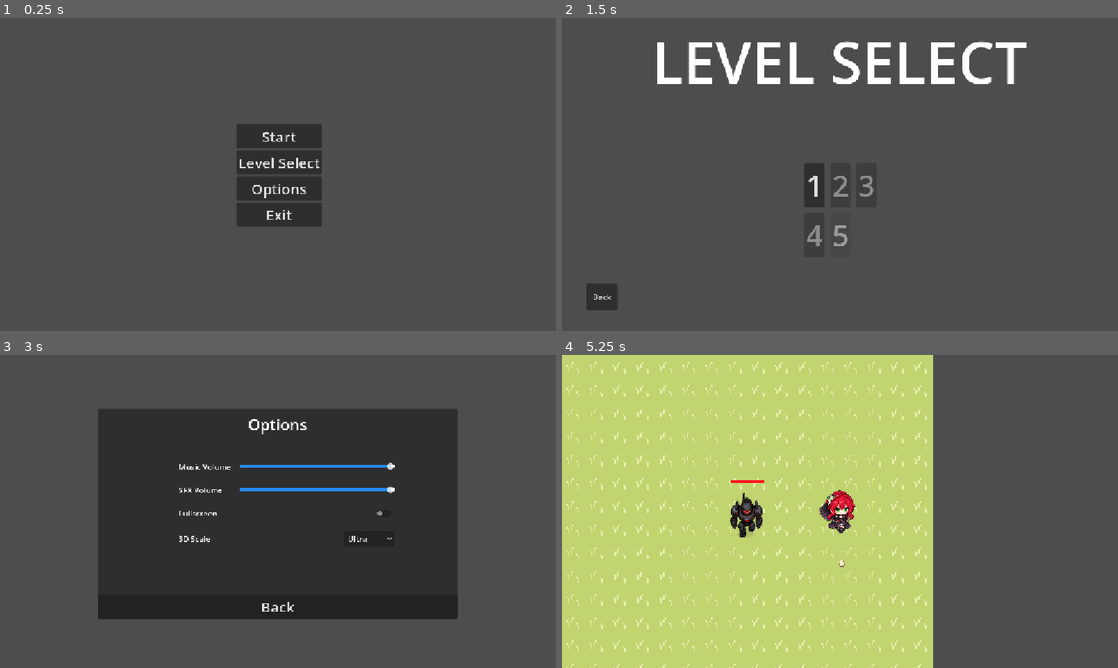
Above: before the commit, frames 1-4 (two rows, left to right).
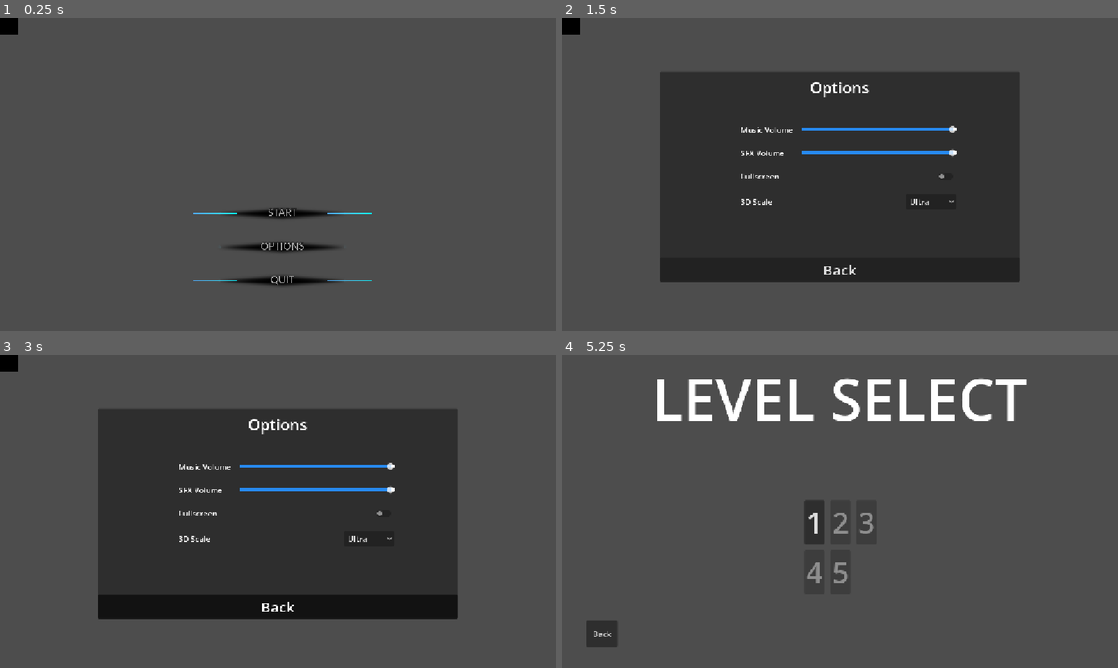
Above: after the commit, the same moments.

Repository: Shaheer-Abbasi/Projekt-Novi
Game: Godot game, scene res://scenes/MainMenuScenes/main_menu.tscn
The game is run twice, just before and just after one commit, with the same random seed, the same clock (stepped at 60 frames per second) and the same inputs. Video files are missing from this copy of the repository; at most half a second of black plays in their place.
Inputs (mouse positions are in pixels of both pictures, inside the frame that each line leads up to; where the layout moved, square brackets give the same spot in the first picture):
- Up to frame 1 (0.25 s): no input
- Up to frame 2 (1.5 s): click (840, 161) at 0.5 s, where only the run before the commit has a clickable "Level Select"; click (845, 246) at 1.27 s
- Up to frame 3 (3 s): click "Back" at 2 s; click (283, 583) [278, 527] at 2.75 s
- Up to frame 4 (5.25 s): click "Back" at 3.5 s; click (845, 549) [840, 473] at 4.25 s; click (840, 558) at 5.02 s

The runs differ from the first frame. In frame 1, 5.3% of the frame differs, in the area x 0-67%, y 0-86%; in frame 2, 44%; in frame 3, 0.2%; in frame 4, 67%, in the area x 0-84%, y 0-100%.

Commit message:
Menu Assets Readded Again after pulling

Diff:
--- a/projekt-novi/scenes/MainMenuScenes/main_menu.tscn
+++ b/projekt-novi/scenes/MainMenuScenes/main_menu.tscn
@@ -3,8 +3,21 @@
 [ext_resource type="Script" uid="uid://d4ge4g72xfbjg" path="res://scripts/MainMenu_Scrips/main_menu.gd" id="1_l6cm7"]
 [ext_resource type="AudioStream" uid="uid://beeck8r4ihpga" path="res://assets/Music/MenuMusic.mp3" id="2_8ln24"]
 [ext_resource type="Script" uid="uid://cgudegxae1078" path="res://scripts/MainMenu_Scrips/audio_control.gd" id="2_ekxnf"]
+[ext_resource type="VideoStream" uid="uid://tosjbvmhnsf3" path="res://assets/Background/BGMenu_p2.ogv" id="3_460oo"]
 [ext_resource type="Script" uid="uid://cxn34lqrfs0" path="res://scripts/MainMenu_Scrips/fullscreen_control.gd" id="3_bqqt6"]
+[ext_resource type="Texture2D" uid="uid://bv8kgl5lkq0w" path="res://assets/Buttons/MM_Buttons/Start_N.png" id="4_fwirt"]
 [ext_resource type="Script" uid="uid://cb1umgn16gjj4" path="res://scripts/MainMenu_Scrips/scale_control.gd" id="4_wu84c"]
+[ext_resource type="Texture2D" uid="uid://c46c2ligwnrca" path="res://assets/Buttons/MM_Buttons/Start_P.png" id="5_yck0h"]
+[ext_resource type="Texture2D" uid="uid://ot2ophg66vgk" path="res://assets/Buttons/MM_Buttons/Start_H.png" id="6_g72vb"]
+[ext_resource type="Texture2D" uid="uid://rfldqepu0544" path="res://assets/Buttons/MM_Buttons/Options_N.png" id="7_kyccw"]
+[ext_resource type="Texture2D" uid="uid://dtctamia0ny2e" path="res://assets/Buttons/MM_Buttons/Options_P.png" id="8_jj6og"]
+[ext_resource type="Texture2D" uid="uid://ca5vpqn3apfsv" path="res://assets/Buttons/MM_Buttons/Options_H.png" id="9_rer4v"]
+[ext_resource type="Texture2D" uid="uid://bgbos8wdyh8ke" path="res://assets/Buttons/MM_Buttons/Exit_N.png" id="10_dfrt3"]
+[ext_resource type="Texture2D" uid="uid://j5r2m01pqmab" path="res://assets/Buttons/MM_Buttons/Exit_P.png" id="11_vbil6"]
+[ext_resource type="Texture2D" uid="uid://byiwgf5c08gil" path="res://assets/Buttons/MM_Buttons/Exit_H.png" id="12_u25lc"]
+[ext_resource type="Texture2D" uid="uid://deube1dhvwcxi" path="res://assets/Buttons/Level_Select/LevelSelect_N.png" id="13_kyccw"]
+[ext_resource type="Texture2D" uid="uid://c2txaypqc5wqe" path="res://assets/Buttons/Level_Select/LevelSelect_P.png" id="14_jj6og"]
+[ext_resource type="Texture2D" uid="uid://cce6fsv8bfjtc" path="res://assets/Buttons/Level_Select/LevelSelect_H.png" id="15_rer4v"]
 
 [sub_resource type="StyleBoxLine" id="StyleBoxLine_py7os"]
 color = Color(1, 1, 1, 1)
@@ -31,46 +44,96 @@
 autoplay = true
 bus = &"Music"
 
+[node name="VideoStreamPlayer" type="VideoStreamPlayer" parent="." unique_id=1901013342]
+z_index = -2
+layout_mode = 0
+offset_left = -3.5385742
+offset_top = -5.1694336
+offset_right = 1916.4614
+offset_bottom = 1074.8306
+scale = Vector2(0.60133916, 0.6059527)
+stream = ExtResource("3_460oo")
+autoplay = true
+loop = true
+
 [node name="MainButtons" type="VBoxContainer" parent="." unique_id=1759019988]
-layout_mode = 1
-anchors_preset = 8
-anchor_left = 0.5
-anchor_top = 0.5
-anchor_right = 0.5
-anchor_bottom = 0.5
-offset_left = -61.0
-offset_top = -79.0
-offset_right = 61.0
-offset_bottom = 79.0
-grow_horizontal = 2
-grow_vertical = 2
+visible = false
+layout_mode = 1
+anchors_preset = -1
+anchor_left = 0.29419625
+anchor_top = 0.52751637
+anchor_right = 0.9895694
+anchor_bottom = 1.465788
+offset_right = 6.1035156e-05
+scale = Vector2(0.61, 0.61)
+theme_override_constants/separation = -86
 metadata/_edit_use_anchors_ = true
 
-[node name="Start_button" type="Button" parent="MainButtons" unique_id=1595384514]
-layout_mode = 2
+[node name="Start_button" type="TextureButton" parent="MainButtons" unique_id=1818083038]
+layout_mode = 2
+texture_normal = ExtResource("4_fwirt")
+texture_pressed = ExtResource("5_yck0h")
+texture_hover = ExtResource("6_g72vb")
+
+[node name="Option_button" type="TextureButton" parent="MainButtons" unique_id=443465813]
+layout_mode = 2
+texture_normal = ExtResource("7_kyccw")
+texture_pressed = ExtResource("8_jj6og")
+texture_hover = ExtResource("9_rer4v")
+
+[node name="Exit_button" type="TextureButton" parent="MainButtons" unique_id=743774512]
+layout_mode = 2
+texture_normal = ExtResource("10_dfrt3")
+texture_pressed = ExtResource("11_vbil6")
+texture_hover = ExtResource("12_u25lc")
+
+[node name="LevelSelect" type="Panel" parent="." unique_id=1586653694]
+layout_mode = 0
+offset_left = 486.7307
+offset_top = 352.83057
+offset_right = 663.7307
+offset_bottom = 352.83057
+grow_horizontal = 2
+grow_vertical = 2
+
+[node name="Label" type="Label" parent="LevelSelect" unique_id=1356529086]
+visible = false
+layout_mode = 1
+anchors_preset = 10
+anchor_right = 1.0
+offset_bottom = 65.55202
+grow_horizontal = 2
+theme_override_font_sizes/font_size = 32
+text = "Options"
+horizontal_alignment = 1
+vertical_alignment = 1
+
+[node name="Level-Select_button" type="TextureButton" parent="LevelSelect" unique_id=148709334]
+layout_mode = 0
+offset_left = -167.26929
+offset_right = 632.7307
+offset_bottom = 200.0
+scale = Vector2(0.6438726, 0.6438726)
+texture_normal = ExtResource("13_kyccw")
+texture_pressed = ExtResource("14_jj6og")
+texture_hover = ExtResource("15_rer4v")
+
+[node name="Back_button" type="Button" parent="LevelSelect" unique_id=935750994]
+layout_mode = 1
+anchors_preset = 12
+anchor_top = 1.0
+anchor_right = 1.0
+anchor_bottom = 1.0
+offset_top = 112.0
+offset_bottom = 162.0
+grow_horizontal = 2
+grow_vertical = 0
 theme_override_font_sizes/font_size = 30
 toggle_mode = true
-text = "Start"
-
-[node name="Level-Select_button" type="Button" parent="MainButtons" unique_id=94093654]
-layout_mode = 2
-theme_override_font_sizes/font_size = 30
-toggle_mode = true
-text = "Level Select"
-
-[node name="Option_button" type="Button" parent="MainButtons" unique_id=1202323513]
-layout_mode = 2
-theme_override_font_sizes/font_size = 30
-toggle_mode = true
-text = "Options"
-
-[node name="Exit_button" type="Button" parent="MainButtons" unique_id=1272823830]
-layout_mode = 2
-theme_override_font_sizes/font_size = 30
-toggle_mode = true
-text = "Exit"
+text = "Back"
 
 [node name="Options Panel" type="Panel" parent="." unique_id=826016586]
+visible = false
 layout_mode = 1
 anchors_preset = 8
 anchor_left = 0.5
@@ -203,9 +266,9 @@
 script = ExtResource("4_wu84c")
 
 [connection signal="pressed" from="MainButtons/Start_button" to="." method="_on_start_button_pressed"]
-[connection signal="pressed" from="MainButtons/Level-Select_button" to="." method="_on_level_select_button_pressed"]
 [connection signal="pressed" from="MainButtons/Option_button" to="." method="_on_option_button_pressed"]
 [connection signal="pressed" from="MainButtons/Exit_button" to="." method="_on_exit_button_pressed"]
+[connection signal="pressed" from="LevelSelect/Level-Select_button" to="." method="_on_level_select_button_pressed"]
 [connection signal="pressed" from="Options Panel/Back_button" to="." method="_on_back_button_pressed"]
 [connection signal="value_changed" from="Options Panel/VBoxContainer/HBoxContainer/AudioControl" to="Options Panel/VBoxContainer/HBoxContainer/AudioControl" method="_on_value_changed"]
 [connection signal="value_changed" from="Options Panel/VBoxContainer/HBoxContainer4/AudioControl" to="Options Panel/VBoxContainer/HBoxContainer4/AudioControl" method="_on_value_changed"]
--- a/projekt-novi/scripts/MainMenu_Scrips/main_menu.gd
+++ b/projekt-novi/scripts/MainMenu_Scrips/main_menu.gd
@@ -1,11 +1,13 @@
 extends Control
 
 @onready var main_buttons: VBoxContainer = $MainButtons
+@onready var levelselect: Panel = $"LevelSelect"
 @onready var options_panel: Panel = $"Options Panel"
 
 # Called when the node enters the scene tree for the first time.
 func _ready():
 	main_buttons.visible = true
+	levelselect.visible = false
 	options_panel.visible = false
 
 # Called every frame. 'delta' is the elapsed time since the previous frame.
@@ -14,7 +16,9 @@
 
 
 func _on_start_button_pressed() -> void:
-	get_tree().change_scene_to_file("res://scenes/levels/1.tscn")
+	main_buttons.visible = false
+	levelselect.visible = true
+	# get_tree().change_scene_to_file("res://scenes/levels/1.tscn")
 
 func _on_level_select_button_pressed() -> void:
 	get_tree().change_scene_to_file("res://scenes/MainMenuScenes/level_select.tscn")
Not shown, added: projekt-novi/assets/Background/BGMenu_p2.ogv.uid
Binary file added: projekt-novi/assets/Background/Disclaimer.png
Not shown, added: projekt-novi/assets/Background/Disclaimer.png.import
Not shown, added: projekt-novi/assets/Background/Opening_MM.ogv.uid
Binary file added: projekt-novi/assets/Background/ProjektNoVI_Logo.png
Not shown, added: projekt-novi/assets/Background/ProjektNoVI_Logo.png.import
Binary file added: projekt-novi/assets/Buttons/Level_Select/LevelSelect_H.png
Not shown, added: projekt-novi/assets/Buttons/Level_Select/LevelSelect_H.png.import
Binary file added: projekt-novi/assets/Buttons/Level_Select/LevelSelect_N.png
Not shown, added: projekt-novi/assets/Buttons/Level_Select/LevelSelect_N.png.import
Binary file added: projekt-novi/assets/Buttons/Level_Select/LevelSelect_P.png
Not shown, added: projekt-novi/assets/Buttons/Level_Select/LevelSelect_P.png.import
(and 20 more such lines)
